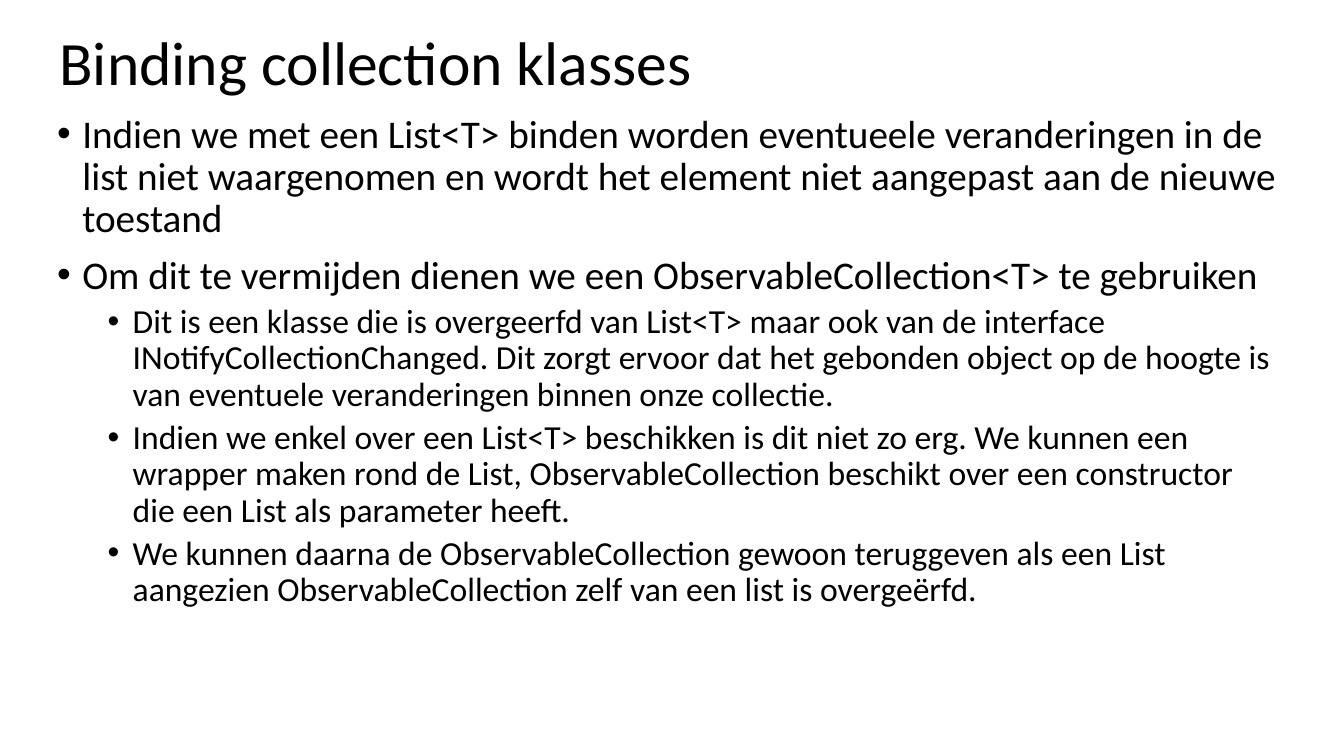
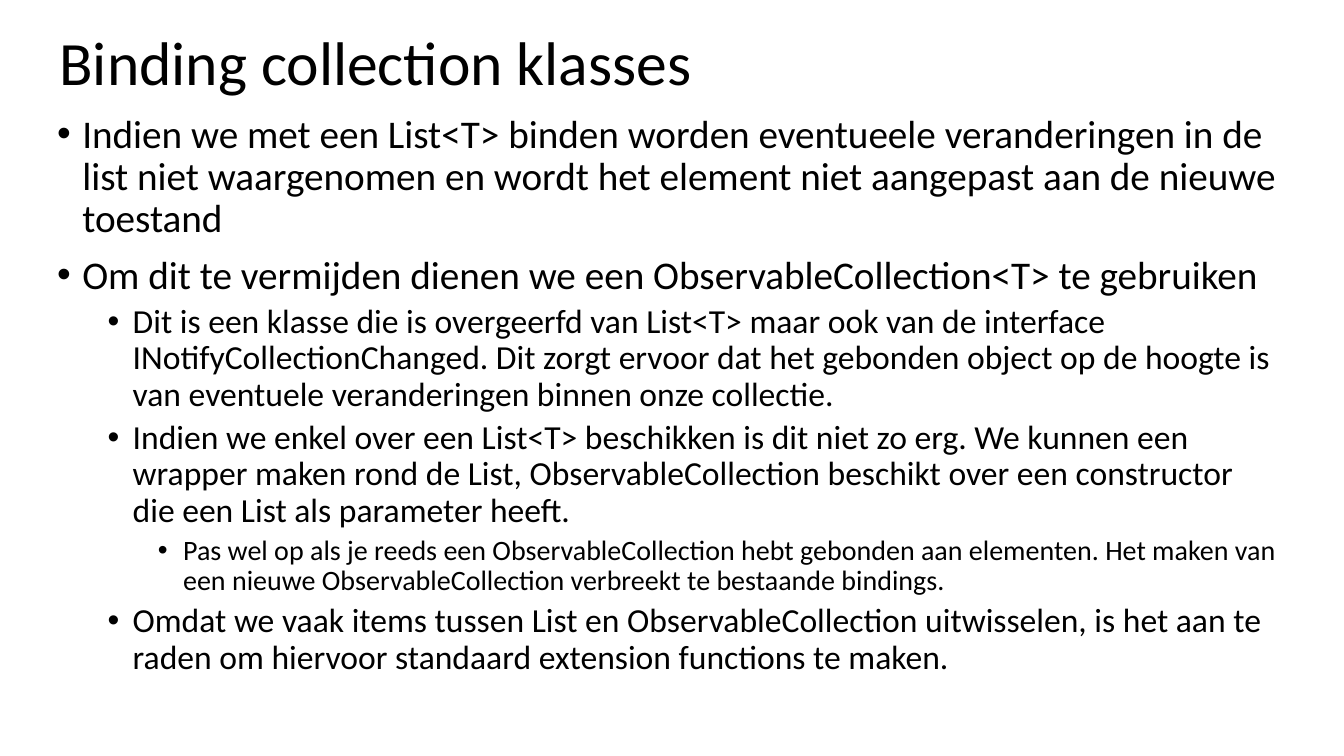
Before and after one commit to filipgeens/Syntra2020, a slide deck: slide 32 of Cursus/CSharp-WPF.pptx. Drawn at 1344x756 pixels with LibreOffice and Linux fonts; fonts in the diff are those of the drawing. Boxes give left, top, right and bottom in pixels: in the first picture for what was removed or moved away, otherwise in the second. Text is boxed around its words. In the diff, an @@ line names an element or a change of style, - is before the commit and + after.

```diff
--- a/Cursus/CSharp-WPF.pptx
+++ b/Cursus/CSharp-WPF.pptx
@@ text at <box>133,540,1275,670</box>: text changed; size 24 to 20 pt @@
-  • We kunnen daarna de ObservableCollection gewoon teruggeven als een List aangezien ObservableCollection zelf van een list is overgeërfd.
+    • Pas wel op als je reeds een ObservableCollection hebt gebonden aan elementen. Het maken van een nieuwe ObservableCollection verbreekt te bestaande bindings.
+  • Omdat we vaak items tussen List en ObservableCollection uitwisselen, is het aan te raden om hiervoor standaard extension functions te maken.
```
Also in this commit, not shown: 1 other slide changed, 11 other files.
